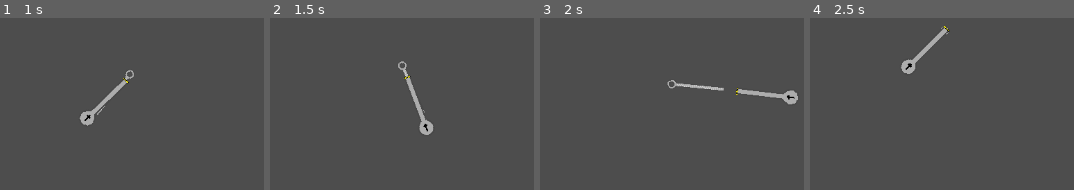
Above: before the commit, frames 1-4 (left to right).
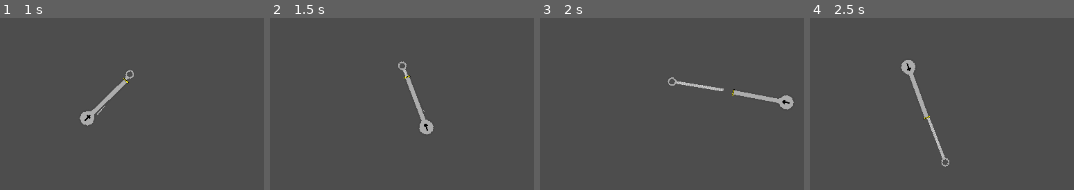
Above: after the commit, the same moments.

Repository: HUG-DEALR/designer_miner
Game: Godot game, scene res://Scenes/Main.tscn
Two runs of this game, one before a commit and one after it. Both use one fixed random seed, a clock stepped at 60 frames per second and the inputs below. This scene is started directly instead of the project's main scene.
Inputs (mouse positions are in pixels of both pictures, inside the frame that each line leads up to):
- Up to frame 1 (1 s): tap Enter at 0.5 s; move the mouse to (outside the picture) at 0.52 s; tap 2 at 0.6 s; click (outside the picture) at 0.67 s
- Up to frame 2 (1.5 s): move the mouse to (outside the picture) at 1.27 s; tap 2 at 1.35 s; click (outside the picture) at 1.42 s
- Up to frame 3 (2 s): no input
- Up to frame 4 (2.5 s): move the mouse to (1008, 88) at 2.02 s; tap 1 at 2.1 s; click (1008, 88) at 2.17 s; tap 2 at 2.3 s

Frame 1 is identical in both runs. In frame 2, 0.1% of the frame differs, in the area x 48-63%, y 25-69%; in frame 3, 1.6%, in the area x 48-98%, y 34-54%; in frame 4, 1.5%.

Commit message:
added capacity for creating joints, needs UI improvement

Diff:
--- a/Scenes/Menus/Builder_Menu.tscn
+++ b/Scenes/Menus/Builder_Menu.tscn
@@ -256,5 +256,6 @@
 
 [connection signal="mouse_entered" from="CanvasLayer/Control/HBoxContainer/ScrollContainer/PanelContainer" to="." method="_on_build_plate_mouse_entered"]
 [connection signal="mouse_exited" from="CanvasLayer/Control/HBoxContainer/ScrollContainer/PanelContainer" to="." method="_on_build_plate_mouse_exited"]
+[connection signal="pressed" from="CanvasLayer/Control/HBoxContainer/PanelContainer/VBoxContainer/TabContainer/Join/VBox/HBoxContainer/Pin" to="." method="_on_create_pin_joint_pressed"]
 [connection signal="pressed" from="CanvasLayer/Control/HBoxContainer/PanelContainer/VBoxContainer/GridContainer/Recenter" to="." method="_on_recenter_pressed"]
 [connection signal="pressed" from="CanvasLayer/Control/HBoxContainer/PanelContainer/VBoxContainer/GridContainer/Clear" to="." method="_on_clear_pressed"]
--- a/Scenes/Menus/joint_indicator.tscn
+++ b/Scenes/Menus/joint_indicator.tscn
@@ -1,6 +1,9 @@
-[gd_scene format=3 uid="uid://btip73a7xsi01"]
+[gd_scene load_steps=2 format=3 uid="uid://btip73a7xsi01"]
+
+[ext_resource type="Script" path="res://Scripts/Menus/joint_indicator.gd" id="1_6vogh"]
 
 [node name="JointIndicator" type="Node2D"]
+script = ExtResource("1_6vogh")
 
 [node name="Line2D2" type="Line2D" parent="."]
 points = PackedVector2Array(7, 0, 5, 5, 0, 7, -5, 5, -7, 0, -5, -5, 0, -7, 5, -5)
@@ -12,4 +15,4 @@
 points = PackedVector2Array(7, 0, 5, 5, 0, 7, -5, 5, -7, 0, -5, -5, 0, -7, 5, -5)
 closed = true
 width = 3.0
-default_color = Color(1, 0, 0, 1)
+default_color = Color(0.5, 0.5, 0.5, 1)
--- a/Scenes/Parts/Moving_Parts/linear_actuator.tscn
+++ b/Scenes/Parts/Moving_Parts/linear_actuator.tscn
@@ -9,7 +9,7 @@
 radius = 6.0
 
 [sub_resource type="RectangleShape2D" id="RectangleShape2D_18mkv"]
-size = Vector2(4, 70)
+size = Vector2(70, 4)
 
 [sub_resource type="CircleShape2D" id="CircleShape2D_h3v4a"]
 radius = 12.0
@@ -39,7 +39,6 @@
 initial_offset = 1.0
 
 [node name="Pin" type="RigidBody2D" parent="."]
-rotation = 1.5708
 collision_layer = 25
 collision_mask = 184
 input_pickable = true
@@ -48,15 +47,16 @@
 
 [node name="Pin" type="Sprite2D" parent="Pin"]
 texture_filter = 1
-position = Vector2(0, -53)
+position = Vector2(53, 0)
+rotation = 1.5708
 texture = ExtResource("1_6a7w3")
 
 [node name="Pin_Circle" type="CollisionShape2D" parent="Pin"]
-position = Vector2(0, -87)
+position = Vector2(87, 0)
 shape = SubResource("CircleShape2D_1grf6")
 
 [node name="Pin_Rect" type="CollisionShape2D" parent="Pin"]
-position = Vector2(0, -47)
+position = Vector2(47, 0)
 shape = SubResource("RectangleShape2D_18mkv")
 
 [node name="Base" type="Sprite2D" parent="."]
--- a/Scripts/Menus/Builder_Menu.gd
+++ b/Scripts/Menus/Builder_Menu.gd
@@ -7,6 +7,8 @@
 @onready var build_scroll_container: ScrollContainer = $CanvasLayer/Control/HBoxContainer/ScrollContainer
 @onready var highlight: Sprite2D = $CanvasLayer/Highlighter
 @onready var mouse_ray: RayCast2D = $CanvasLayer/Mouse_Ray
+@onready var left_click_selection_line: LineEdit = $CanvasLayer/Control/HBoxContainer/PanelContainer/VBoxContainer/TabContainer/Join/VBox/HBoxContainer2/LineEdit
+@onready var right_click_selection_line: LineEdit = $CanvasLayer/Control/HBoxContainer/PanelContainer/VBoxContainer/TabContainer/Join/VBox/HBoxContainer3/LineEdit
 
 const item_frame_path: String = "res://Scenes/Menus/item_frame.tscn"
 const parts_dict: Dictionary = {
@@ -23,6 +25,12 @@
 var part_being_carried: Node2D = null
 var item_frames: Dictionary = {}
 var selected_body: PhysicsBody2D = null
+const joint_indicator_path: String = "res://Scenes/Menus/joint_indicator.tscn"
+var active_indicators: Array = []
+var selected_joint_1: Node2D = null
+var selected_joint_1_joint_num: int = 0
+var selected_joint_2: Node2D = null
+var selected_joint_2_joint_num: int = 0
 
 func _ready() -> void:
 	init_items()
@@ -59,16 +67,47 @@
 		else:
 			mouse_ray.global_position = get_viewport().get_mouse_position()
 			mouse_ray.force_raycast_update()
+
+			for node in active_indicators:
+				if node:
+					node.queue_free()
+			active_indicators.clear()
+
 			if mouse_ray.is_colliding():
 				selected_body = mouse_ray.get_collider()
 				var selected_sprite: Sprite2D = selected_body.set_select_state(true)
 				highlight.texture = selected_sprite.texture
 				highlight.global_transform = selected_sprite.global_transform
+
+				var joint_positions: Array = selected_body.get_joint_positions()
+				var nearest_joint: Node2D = null
+				var nearest_joint_distance: float = INF
+				var joint_num: int = 0
+
+				for pos in joint_positions:
+					var new_indicator: Node2D = load(joint_indicator_path).instantiate()
+					selected_body.add_child(new_indicator)
+					new_indicator.position = pos
+					new_indicator.z_index = 101
+					active_indicators.append(new_indicator)
+
+					var indicator_distance: float = (get_viewport().get_mouse_position() - selected_body.to_global(pos)).length()
+					if indicator_distance < nearest_joint_distance:
+						nearest_joint = new_indicator
+						nearest_joint_distance = indicator_distance
+						joint_num = joint_positions.find(pos) + 1
+				if nearest_joint != null:
+					nearest_joint.set_type("selected")
+
 				match event.button_index:
 					MOUSE_BUTTON_LEFT:
-						pass
+						left_click_selection_line.text = nearest_joint.name
+						selected_joint_1 = selected_body
+						selected_joint_1_joint_num = joint_num
 					MOUSE_BUTTON_RIGHT:
-						pass
+						right_click_selection_line.text = nearest_joint.name
+						selected_joint_2 = selected_body
+						selected_joint_2_joint_num = joint_num
 			else:
 				if selected_body:
 					selected_body.set_select_state(false)
@@ -80,10 +119,7 @@
 	if mouse_follower.get_child(-1):
 		part_being_carried = mouse_follower.get_child(-1)
 
-		if part_being_carried.is_in_group("multibody_part"):
-			part_being_carried.set_freeze(true)
-		else:
-			part_being_carried.freeze = true
+		set_freeze(part_being_carried, true)
 
 func get_carrying_state() -> bool:
 	return mouse_carrying_a_part
@@ -106,6 +142,24 @@
 func clear_build_plate() -> void:
 	for node in build_plate_node.get_children():
 		node.queue_free()
+	left_click_selection_line.text = ""
+	right_click_selection_line.text = ""
+	selected_body = null
+	highlight.texture = null
+	for node in active_indicators:
+		if node:
+			node.queue_free()
+	active_indicators.clear()
+	selected_joint_1 = null
+	selected_joint_2 = null
+	selected_joint_1_joint_num = 0
+	selected_joint_2_joint_num = 0
+
+func set_freeze(node: RigidBody2D, state: bool) -> void:
+	if node.is_in_group("multibody_part"):
+		node.set_freeze(state)
+	else:
+		node.freeze = state
 
 func _on_build_plate_mouse_entered() -> void:
 	mouse_over_buildplate = true
@@ -118,3 +172,15 @@
 
 func _on_clear_pressed() -> void:
 	clear_build_plate()
+
+func _on_create_pin_joint_pressed() -> void:
+	if selected_joint_1 is RigidBody2D and selected_joint_2 is RigidBody2D:
+		Global.create_pin_joint(selected_joint_1, selected_joint_2, selected_joint_1.get_offset(selected_joint_1_joint_num), selected_joint_2.get_offset(selected_joint_2_joint_num))
+		if selected_joint_1.get_index() > selected_joint_2.get_index():
+			set_freeze(selected_joint_1, false)
+			await get_tree().create_timer(1.0).timeout
+			set_freeze(selected_joint_1, true)
+		else:
+			set_freeze(selected_joint_2, false)
+			await get_tree().create_timer(1.0).timeout
+			set_freeze(selected_joint_2, true)
--- /dev/null
+++ b/Scripts/Menus/joint_indicator.gd
@@ -0,0 +1,14 @@
+extends Node2D
+
+@onready var line: Line2D = $Line2D
+
+func set_colour(colour: Color) -> void:
+	line.default_color = colour
+
+func set_type(type: String) -> void:
+	match type:
+		"default":
+			set_colour(Color(0.5,0.5,0.5,1))
+		"selected":
+			set_colour(Color(1,0,0,1))
+			name = "Rotary Joint "
--- a/Scripts/Part_Scripts/Moving_Parts/Linear_Actuator.gd
+++ b/Scripts/Part_Scripts/Moving_Parts/Linear_Actuator.gd
@@ -29,7 +29,7 @@
 		1:
 			return Vector2.ZERO
 		2:
-			return Vector2(0,-87).rotated(pin_rigid_body.global_rotation)
+			return Vector2(87,0).rotated(pin_rigid_body.global_rotation)
 		_:
 			return Vector2.ZERO
 
@@ -42,6 +42,9 @@
 		_:
 			return base_rigid_body
 
+func get_joint_positions() -> Array:
+	return [get_offset(1), get_offset(2)]
+
 func set_freeze(state: bool, pass_to_chilldren: bool = true) -> void:
 	freeze = state
 	if pass_to_chilldren:
--- a/Scripts/Part_Scripts/Rigid_Parts/Simple_Bar.gd
+++ b/Scripts/Part_Scripts/Rigid_Parts/Simple_Bar.gd
@@ -2,6 +2,7 @@
 
 @onready var sprite: Sprite2D = $Sprite2D
 
+const joint_positions: Array = [Vector2(0,56),Vector2(0,-56)]
 var selected: bool = false
 
 func set_select_state(state: bool) -> Sprite2D:
@@ -16,3 +17,6 @@
 			return Vector2(0,-56).rotated(global_rotation)
 		_:
 			return Vector2.ZERO
+
+func get_joint_positions() -> Array:
+	return joint_positions
--- a/Scripts/Part_Scripts/pass_to_part_parent.gd
+++ b/Scripts/Part_Scripts/pass_to_part_parent.gd
@@ -14,3 +14,6 @@
 		return sprite
 	else:
 		return parent.set_select_state(state)
+
+func get_joint_positions() -> Array:
+	return parent.get_joint_positions()
